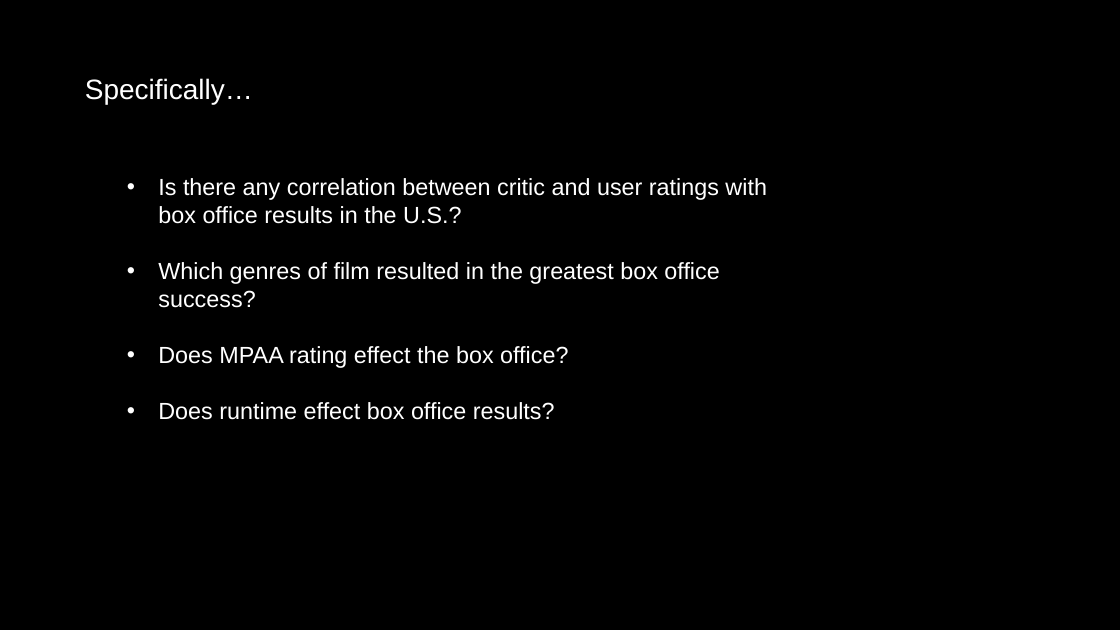
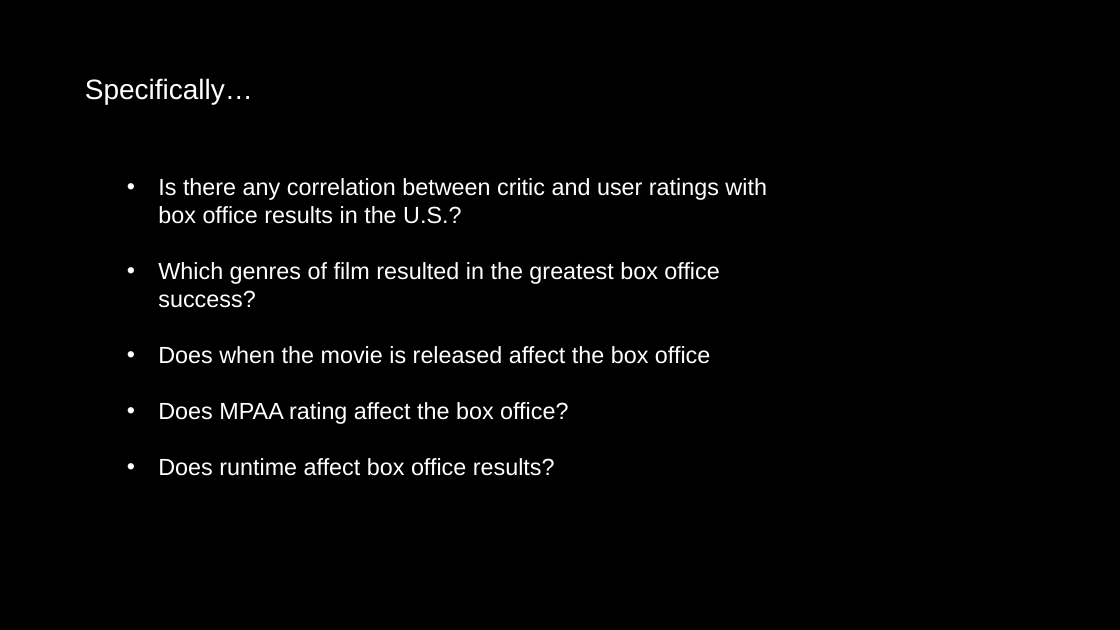
Before and after one commit to Mpalmese/ProjectRepo, a slide deck: slide 4 of Powerpoint/Presentation.pptx. Drawn at 1120x630 pixels with LibreOffice and Linux fonts; fonts in the diff are those of the drawing; background and template pictures are left out. Boxes give left, top, right and bottom in pixels: in the first picture for what was removed or moved away, otherwise in the second. Text is boxed around its words. In the diff, an @@ line names an element or a change of style, - is before the commit and + after.

```diff
--- a/Powerpoint/Presentation.pptx
+++ b/Powerpoint/Presentation.pptx
@@ text at (x1=158, y1=346, x2=710, y2=476): text changed @@
-  • Does MPAA rating effect the box office?
-  • Does runtime effect box office results?
+  • Does when the movie is released affect the box office
+  • Does MPAA rating affect the box office?
+  • Does runtime affect box office results?
```
Also in this commit, not shown: 1 other slide changed, 3 slides added.
